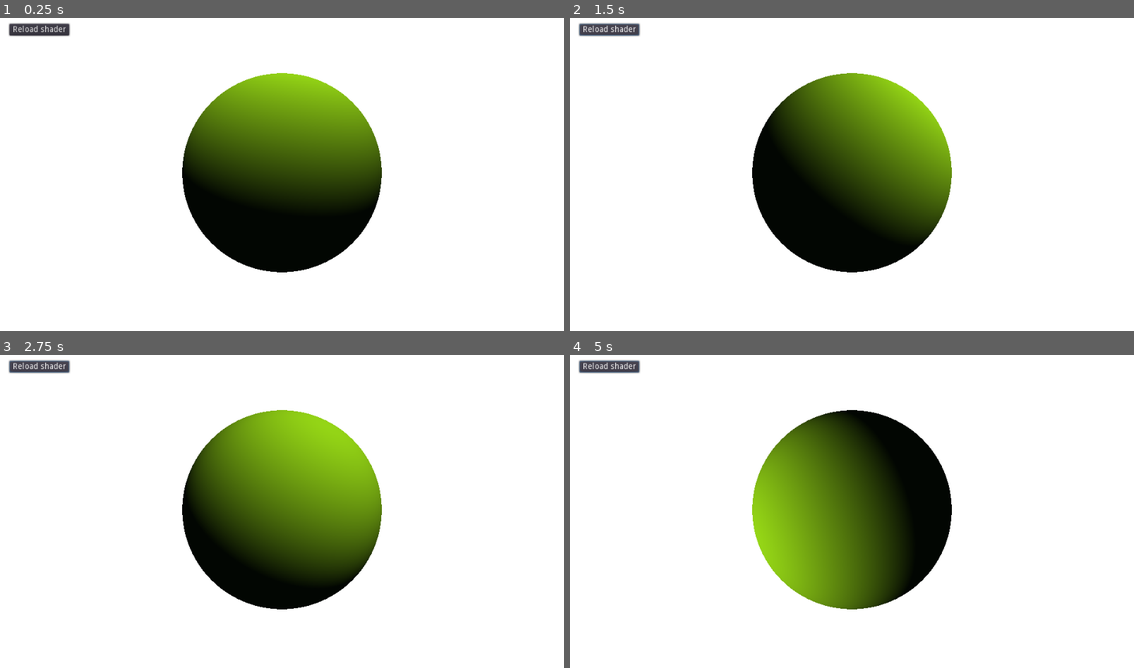
Above: before the commit, frames 1-4 (two rows, left to right).
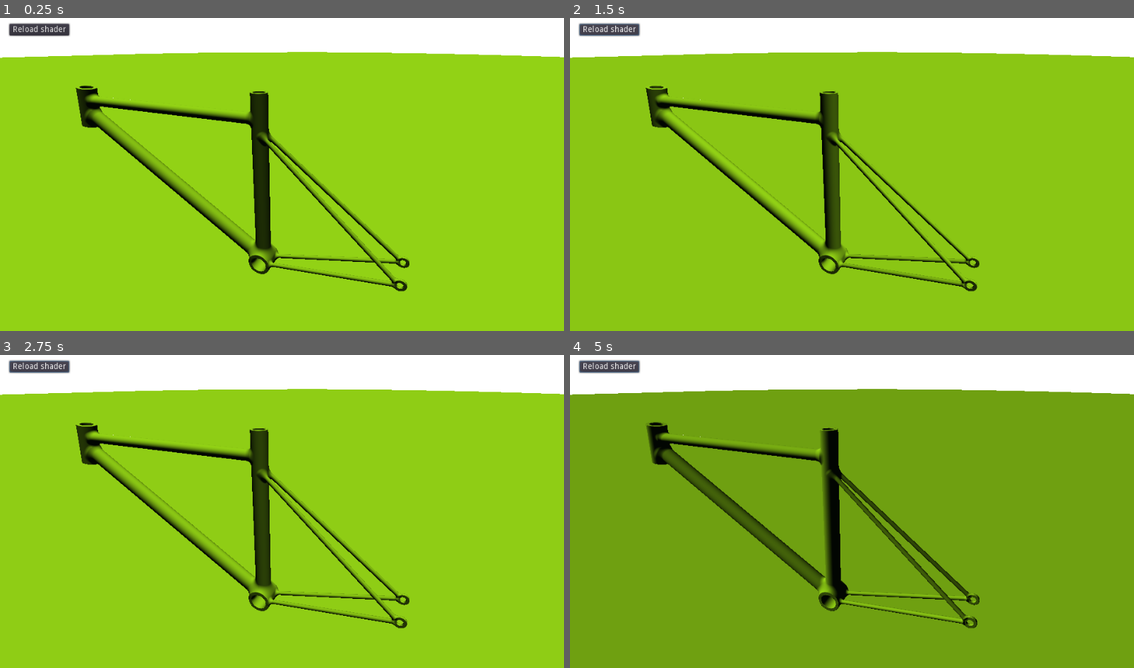
Above: after the commit, the same moments.

Repository: Kwarf/cykelramen
Game: Godot game, scene res://Demo.tscn
Same seed, same stepped clock (60 frames per second), same inputs: the game is played once before the commit and once after it.
Inputs:
- Up to frame 1 (0.25 s): no input
- Up to frame 2 (1.5 s): tap Enter at 0.5 s; tap R at 0.6 s; click "Reload shader" at 1.25 s
- Up to frame 3 (2.75 s): tap R at 2.1 s
- Up to frame 4 (5 s): tap R at 2.85, 3.6, 4.35 s

The runs differ from the first frame. In frame 1, 87% of the frame differs, in the area x 0-100%, y 10-100%; in frame 2, 87%; in frame 3, 86%; in frame 4, 85%.

Commit message:
Houston, we've got ramen!

Diff:
--- a/Demo.gd
+++ b/Demo.gd
@@ -13,7 +13,7 @@
 func invX(vec: Vector3) -> Vector3:
 	return vec * Vector3(-1, 1, 1)
 
-func _process(delta: float) -> void:
+func _process(_delta: float) -> void:
 	self.material.set_shader_param("iTime", elapsed());
 	self.material.set_shader_param("iCameraPosition", invX(camera.global_transform.origin));
 	self.material.set_shader_param("iCameraLookAt", invX(camera_target.global_transform.origin));
--- a/Demo.shader
+++ b/Demo.shader
@@ -5,14 +5,124 @@
 uniform vec3 iCameraLookAt;
 uniform vec3 iBallPosition;
 
-float sdSphere(vec3 p, float r)
+void pR(inout vec2 p, float a)
+{
+	p = cos(a)*p + sin(a)*vec2(p.y, -p.x);
+}
+
+float fOpUnionRound(float a, float b, float r)
+{
+	vec2 u = max(vec2(r - a,r - b), vec2(0));
+	return max(r, min (a, b)) - length(u);
+}
+
+float opExtrusion(vec3 p, float sdf, float h)
+{
+	float hh = h / 2.0;
+	vec2 w = vec2(sdf, abs(p.z + hh) - hh);
+	return min(max(w.x,w.y),0.0) + length(max(w,0.0));
+}
+
+float sdPlane(vec3 p, vec3 n, float h)
+{
+	return dot(p,n) + h;
+}
+
+float sdCircle(vec2 p, float r)
 {
 	return length(p) - r;
 }
 
+float sdBox(vec3 p, vec3 b)
+{
+	vec3 q = abs(p) - b;
+	return length(max(q,0.0)) + min(max(q.x,max(q.y,q.z)),0.0);
+}
+
+float sdTube(vec3 p, float d, float t, float h)
+{
+	float r = d / 2.0;
+	return opExtrusion(p, abs(sdCircle(p.xy, r)) - t, h);
+}
+
+float sdCylinder(vec3 p, vec2 h)
+{
+	vec2 d = abs(vec2(length(p.xz),p.y)) - h;
+	return min(max(d.x,d.y),0.0) + length(max(d,0.0));
+}
+
+float sdSubFrame(vec3 pos)
+{
+	// Modeled mirrored
+	pos.z = abs(pos.z);
+
+	// Upper
+	vec3 p = pos + vec3(-0.20, -0.25, -0.03);
+	pR(p.xy, radians(50));
+	pR(p.yz, radians(-4));
+	float t = sdCylinder(p, vec2(0.006, 0.25));
+
+	// Lower
+	p = pos + vec3(-0.21, -0.04, -0.035);
+	pR(p.xy, radians(102));
+	pR(p.yz, radians(-4));
+	t = min(t, sdCylinder(p, vec2(0.006, 0.185)));
+
+	// Bracket
+	p = pos + vec3(-0.405, -0.081, -0.05);
+	t = fOpUnionRound(t, sdTube(p, 0.025, 0.004, 0.006), 0.006);
+
+	return t;
+}
+
+float sdBikeFrame(vec3 pos)
+{
+	float t = 1e10;
+	// Bounding box culling. Worth it? Who knows. Increased FPS from ~420 to ~640 when the frame took up maybe 1/10th of the frame.
+	vec3 p = pos + vec3(0.12, -0.24, 0.0);
+	if (sdBox(p, vec3(0.55, 0.28, 0.06)) < t)
+	{
+		// Seat tube
+		p = pos;
+		pR(p.yz, radians(90));
+		p += vec3(0.0, 0.0, 0.02);
+		t = sdTube(p, 0.04, 0.003, 0.5);
+
+		// Crank tube
+		p = pos + vec3(0.0, 0.0, -0.035);
+		t = fOpUnionRound(t, sdTube(p, 0.06, 0.005, 0.07), 0.02);
+
+		// Top tube
+		p = pos + vec3(0.32, -0.45, 0.0);
+		pR(p.xy, radians(90));
+		t = fOpUnionRound(t, sdCylinder(p * vec3(1.3, 1.0, 1.0), vec2(0.02, 0.3)), 0.015);
+
+		// Bottom tube
+		p = pos + vec3(0.33, -0.21, 0.0);
+		pR(p.xz, radians(90));
+		pR(p.yz, radians(58));
+		t = fOpUnionRound(t, sdCylinder(p, vec2(0.023, 0.36)), 0.02);
+
+		// Head tube
+		p = pos + vec3(0.66, -0.365, 0.0);
+		pR(p.yz, radians(90));
+		pR(p.xz, radians(8));
+		t = fOpUnionRound(t, sdTube(p, 0.05, 0.005, 0.13), 0.015);
+
+		// Whatever the wheel holding thingies (wht™) are called
+		t = fOpUnionRound(t, sdSubFrame(pos), 0.01);
+	}
+
+	return t;
+}
+
 float sdf(vec3 pos)
 {
-	float t = sdSphere(pos - iBallPosition, 3.0);
+	// Floor plane
+	float t = sdPlane(pos, vec3(0.0, 1.0, 0.0), 1.0);
+
+	// Bike
+	t = min(t, sdBikeFrame(pos));
 
 	return t;
 }
@@ -21,7 +131,7 @@
 {
 	float t = 0.0;
 
-	for (int i = 0; i < 64; i++)
+	for (int i = 0; i < 128; i++)
 	{
 		float res = sdf(origin + direction * t);
 		if (res < (0.0001 * t))
@@ -46,7 +156,7 @@
 	vec3 color = vec3(1, 1, 1);
 	float t = march(rayOrigin, rayDirection);
 
-	vec3 L = normalize(vec3(sin(iTime)*1.0, cos(iTime*0.5)+0.5, -0.5));
+	vec3 L = normalize(vec3(sin(iTime)*1.0, cos(iTime*0.5)+2.0, -0.5));
 
 	if (t > -1.0)
 	{
--- a/Demo.tscn
+++ b/Demo.tscn
@@ -29,7 +29,7 @@
 }
 
 [node name="Camera" type="Position3D" parent="."]
-transform = Transform( 1, 0, 0, 0, 1, 0, 0, 0, 1, 0, 0, -10 )
+transform = Transform( 0.929911, 0, 0.367784, 0.15874, 0.902059, -0.401362, -0.331762, 0.431614, 0.838835, -0.3812, 0.654782, -0.724655 )
 
 [node name="Target" type="Position3D" parent="Camera"]
 transform = Transform( 1, 0, 0, 0, 1, 0, 0, 0, 1, 0, 0, 1 )
